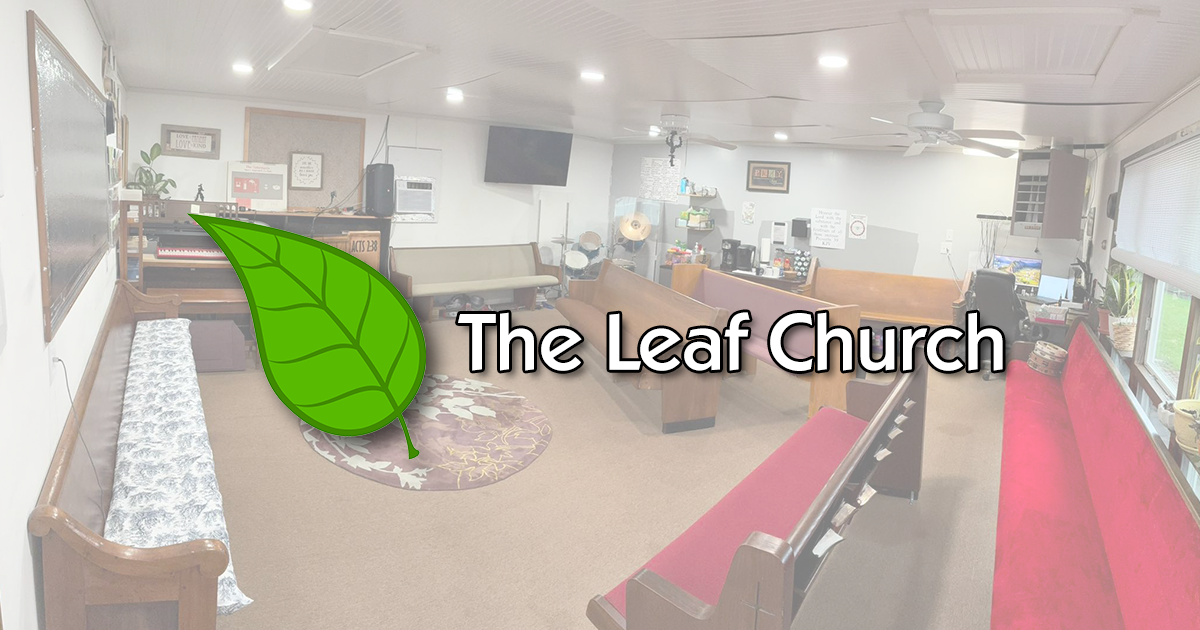
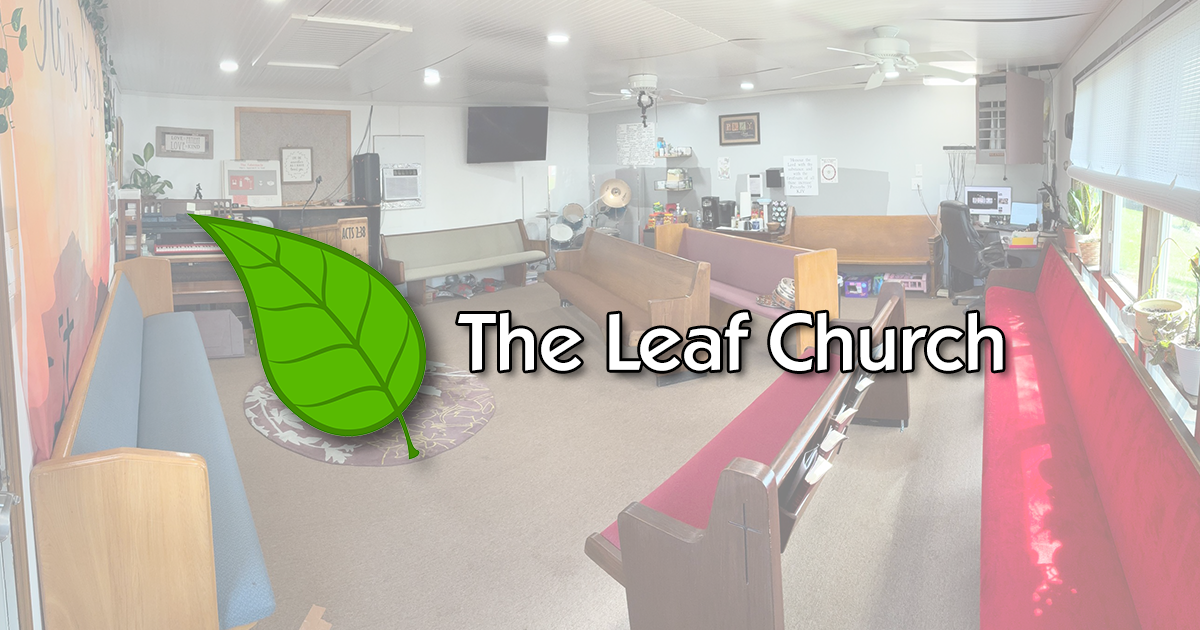
Comparing the layer stacks of the two 1200px x 630px images. Changes:
added layer "pic-1" above "pic-8" over [0, 0, 1200, 630]
hid "pic-8" over [0, 0, 1200, 630]